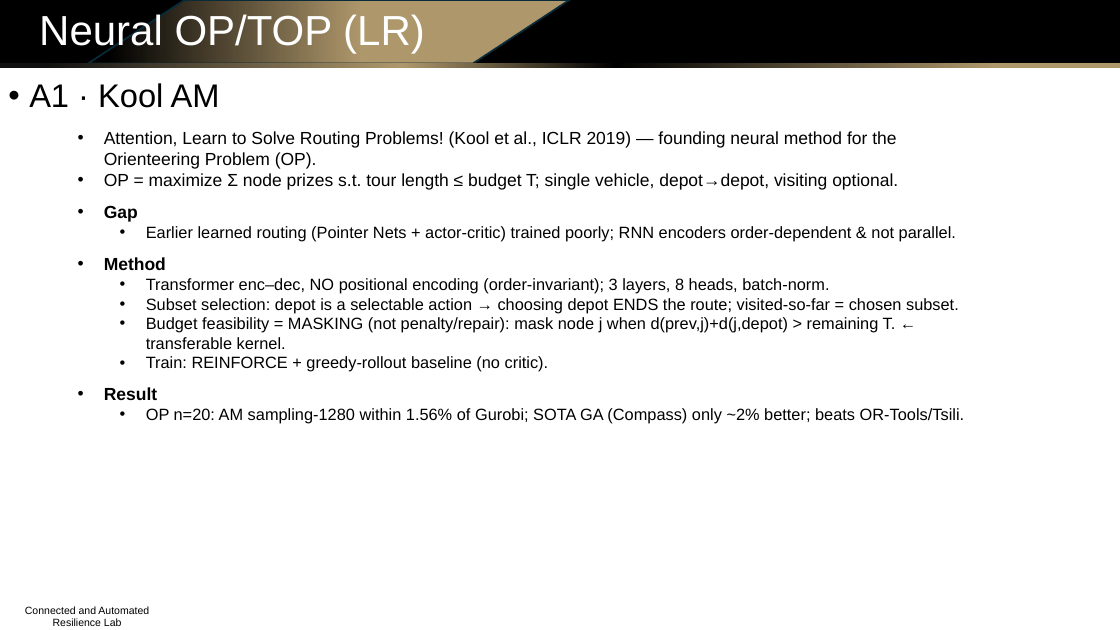
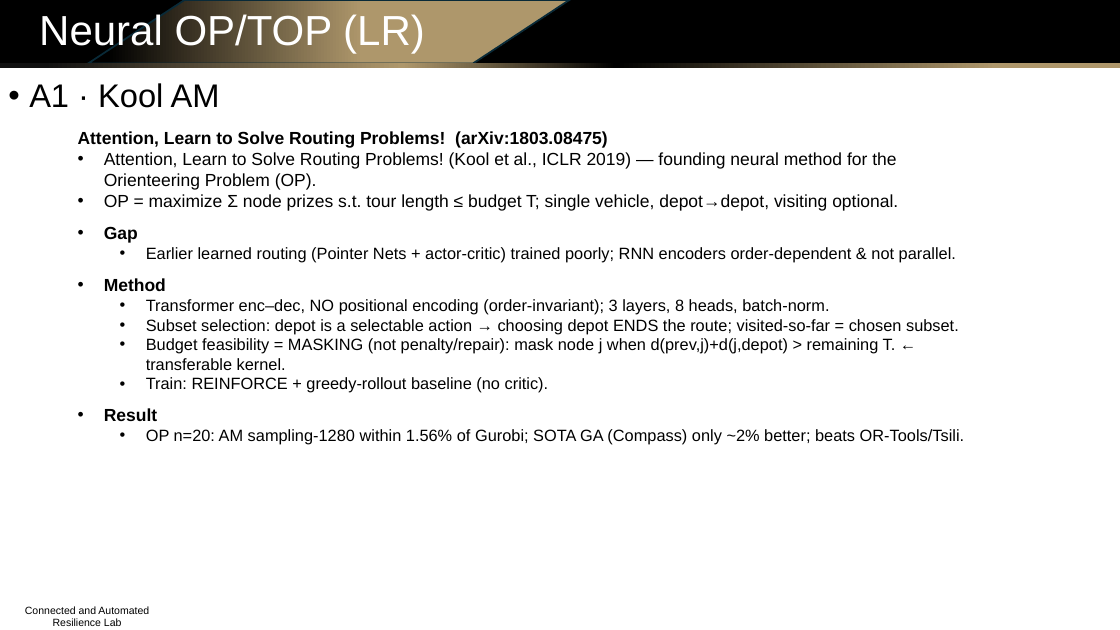
Before and after one commit to Dylan-Wyl10/RoboSense, a slide deck: slide 2 of experiments/20260714-op-fm-survey/op_fm_survey_slides.pptx. Drawn at 1120x630 pixels with LibreOffice and Linux fonts; fonts in the diff are those of the drawing; background and template pictures are left out. Boxes give left, top, right and bottom in pixels: in the first picture for what was removed or moved away, otherwise in the second. Text is boxed around its words. In the diff, an @@ line names an element or a change of style, - is before the commit and + after.

```diff
--- a/experiments/20260714-op-fm-survey/op_fm_survey_slides.pptx
+++ b/experiments/20260714-op-fm-survey/op_fm_survey_slides.pptx
@@ text at bbox=[78, 131, 608, 148]: paragraph added @@
+Attention, Learn to Solve Routing Problems! (arXiv:1803.08475)
```
Also in this commit, not shown: 8 other slides changed, 2 other files.
